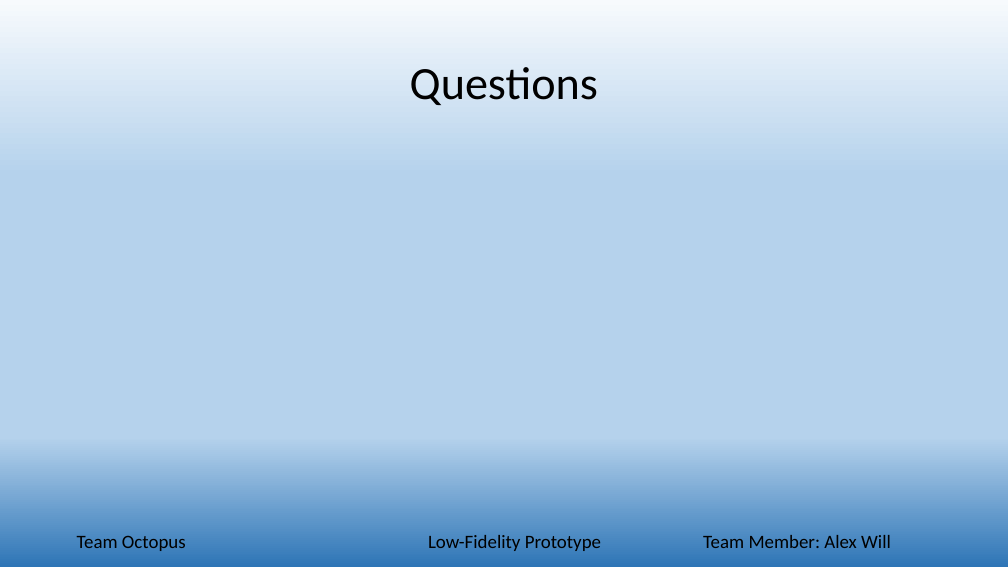
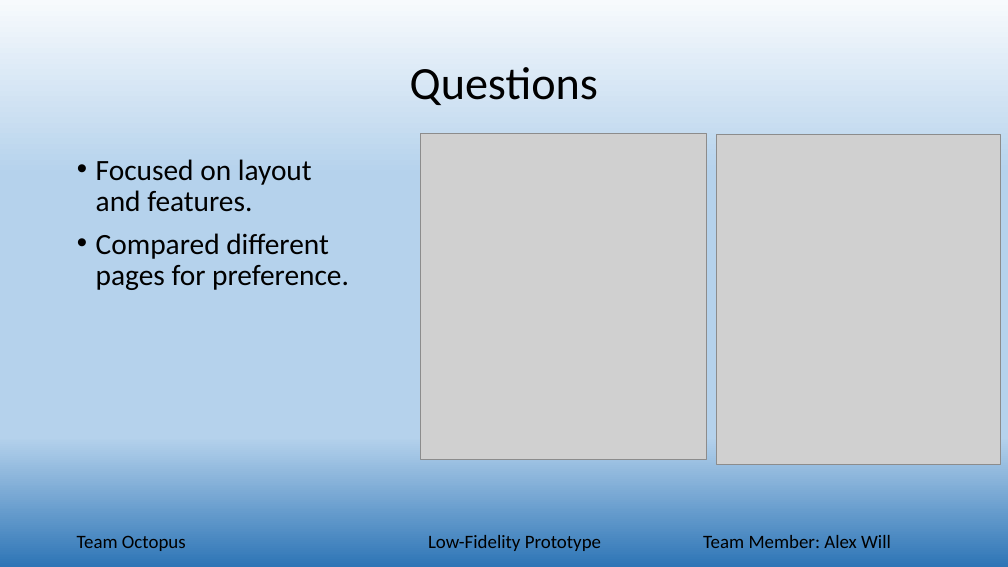
Before and after one commit to alwill/SchoolProjects, a slide deck: slide 6 of TeamOctopus/phase6/team_Octopus_Presentation.pptx. Drawn at 1008x567 pixels with LibreOffice and Linux fonts; fonts in the diff are those of the drawing; grey boxes stand for pictures. Boxes give left, top, right and bottom in pixels: in the first picture for what was removed or moved away, otherwise in the second. Text is boxed around its words. In the diff, an @@ line names an element or a change of style, - is before the commit and + after.

Commit message:
finished my slides

```diff
--- a/TeamOctopus/phase6/team_Octopus_Presentation.pptx
+++ b/TeamOctopus/phase6/team_Octopus_Presentation.pptx
@@ picture added at <box>420,134,706,460</box> @@
@@ picture added at <box>717,135,1001,465</box> @@
@@ text added at <box>96,159,349,290</box>, 28 pt, text #000000 @@
+• Focused on layout and features.
+• Compared different pages for preference.
```
Also in this commit, not shown: 2 other slides changed.
